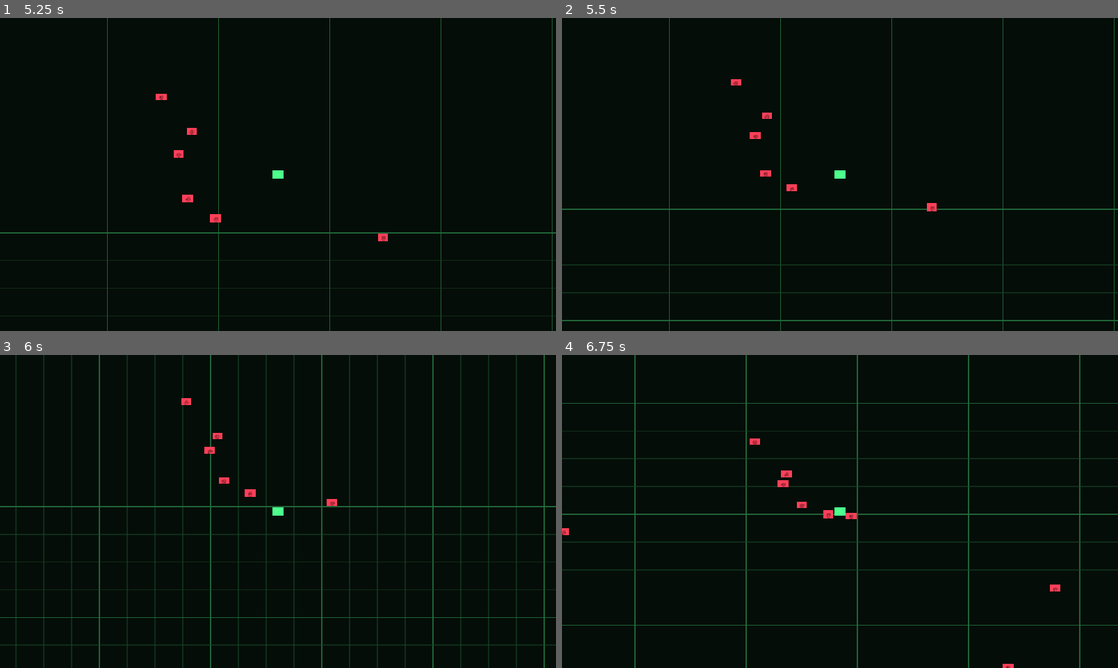
Above: before the commit, frames 1-4 (two rows, left to right).
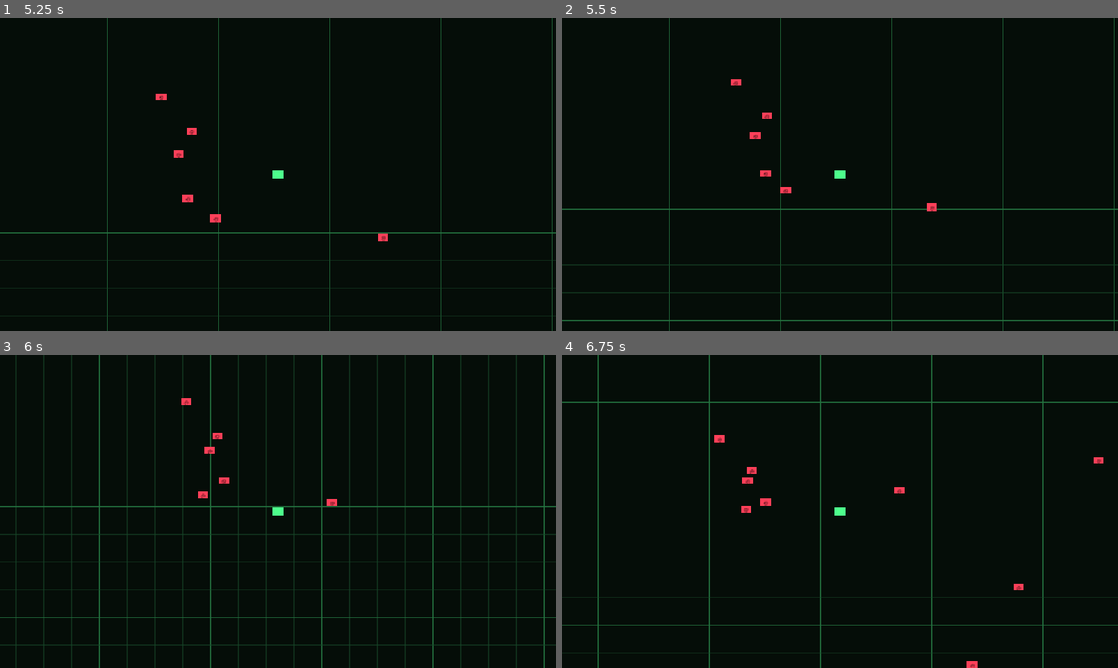
Above: after the commit, the same moments.

Repository: techafreshh/sigkill
Game: Godot game, scene res://main.tscn
The game is run twice, just before and just after one commit, with the same random seed, the same clock (stepped at 60 frames per second) and the same inputs.
Inputs:
- Up to frame 1 (5.25 s): tap Enter at 0.5 s; hold D (move_right) 0.53-1.28 s; hold S (move_down) 1.28-2.03 s; hold D (move_right) 2.03-2.78 s; hold W (move_up) 2.78-3.53 s; hold A (move_left) 3.53-5.03 s; hold S (move_down) from 5.03 s (still down)
- Up to frame 2 (5.5 s): keep holding S (move_down)
- Up to frame 3 (6 s): release S (move_down) at 5.78 s; hold D (move_right) from 5.78 s (still down)
- Up to frame 4 (6.75 s): release D (move_right) at 6.53 s; hold W (move_up) from 6.53 s (still down)

Frame 1 is identical in both runs. In frame 2, less than 0.1% of the frame differs, in the area x 39-43%, y 53-56%; in frame 3, less than 0.1%; in frame 4, 6.6%, in the area x 0-100%, y 0-100%.

Commit message:
[#38] Player crowd-shove: push nearby enemies outward while moving

Diff:
--- a/player.gd
+++ b/player.gd
@@ -5,6 +5,10 @@
 @export var speed := 220.0
 @export var acceleration := 1200.0
 @export var friction := 1400.0
+@export var shove_strength := 2.0
+@export var shove_max_speed := 320.0
+@export var shove_acceleration := 6000.0
+@export var shove_radius := 128.0
 
 var theme: TerminalTheme
 
@@ -21,7 +25,28 @@
 	var target := input * speed
 	var rate := acceleration if input.length() > 0.0 else friction
 	velocity = velocity.move_toward(target, rate * delta)
+	var push := velocity.length()
 	move_and_slide()
+	_shove_crowd(push, delta)
+
+
+## Crowd shove: a contact-only push cannot move a multi-layer pile, because
+## kinematic bodies transmit no force through a contact chain and the outer
+## layers keep ramming inward. Pushing every nearby enemy at once translates
+## the whole pile as a loose mass, so the player barges through instead of
+## wedging. Gated on push, so an idle player stays a hard wall.
+func _shove_crowd(push: float, delta: float) -> void:
+	if push <= 1.0:
+		return
+	var shove_vel := minf(push * shove_strength, shove_max_speed)
+	for node in get_tree().get_nodes_in_group("enemies"):
+		if node != self and node is CharacterBody2D:
+			var enemy := node as CharacterBody2D
+			var offset: Vector2 = enemy.global_position - global_position
+			var dist := offset.length()
+			if dist < 0.01 or dist > shove_radius:
+				continue
+			enemy.velocity = enemy.velocity.move_toward(offset.normalized() * shove_vel, shove_acceleration * delta)
 
 
 func _draw() -> void:
